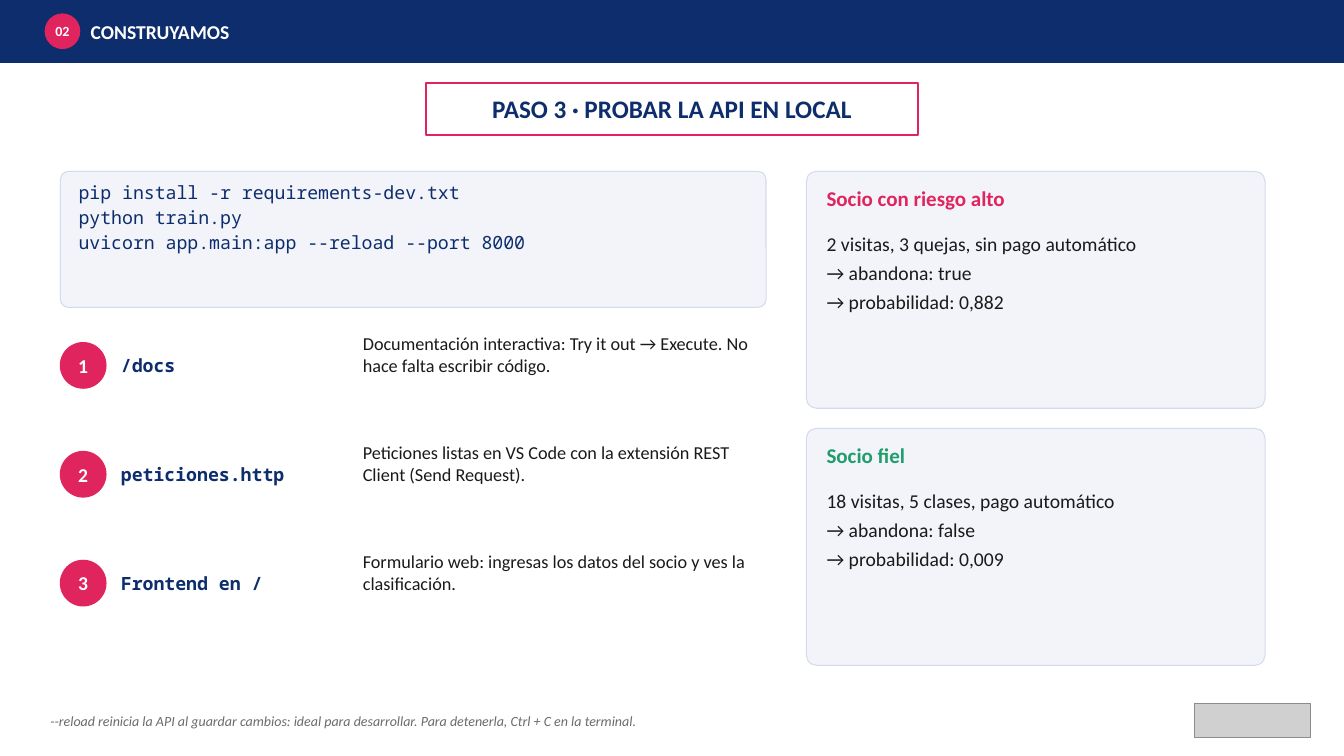
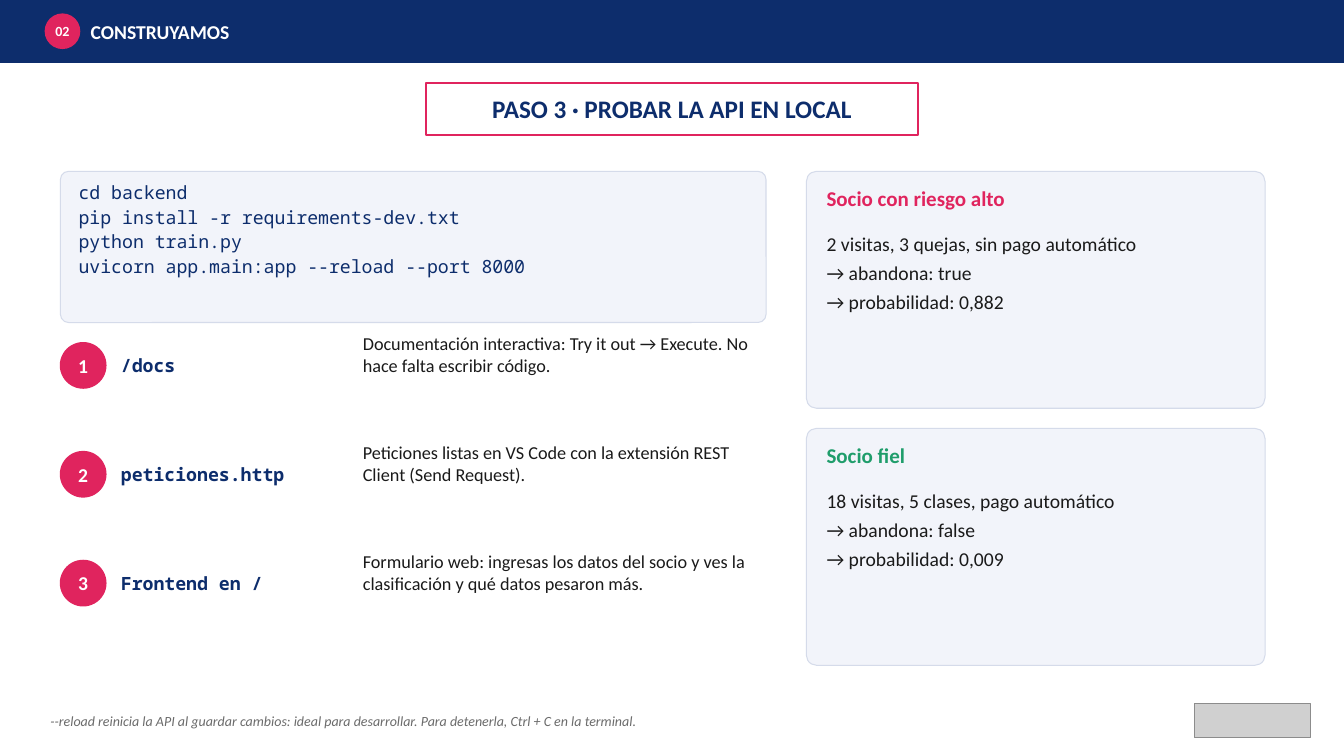
Before and after one commit to jeanpier22/Diseno-de-Soluciones-de-Inteligencia-Artificial, a slide deck: slide 8 of Sesion6_Del_Modelo_a_la_API.pptx. Drawn at 1344x756 pixels with LibreOffice and Linux fonts; fonts in the diff are those of the drawing; grey boxes stand for pictures. Boxes give left, top, right and bottom in pixels: in the first picture for what was removed or moved away, otherwise in the second. Text is boxed around its words. In the diff, an @@ line names an element or a change of style, - is before the commit and + after.

```diff
--- a/Sesion6_Del_Modelo_a_la_API.pptx
+++ b/Sesion6_Del_Modelo_a_la_API.pptx
@@ rounded rectangle: place and size @@
-rounded rectangle at <box>60,171,766,308</box>
+rounded rectangle at <box>60,171,766,323</box>
@@ rounded rectangle at <box>60,171,766,323</box>: proportions changed @@
@@ text at <box>79,185,187,199</box>: paragraph added @@
+cd backend
@@ text at <box>363,555,745,593</box>: text changed @@
-Formulario web: ingresas los datos del socio y ves la clasificación.
+Formulario web: ingresas los datos del socio y ves la clasificación y qué datos pesaron más.
```
Also in this commit, not shown: 5 other slides changed, 4 other files.
